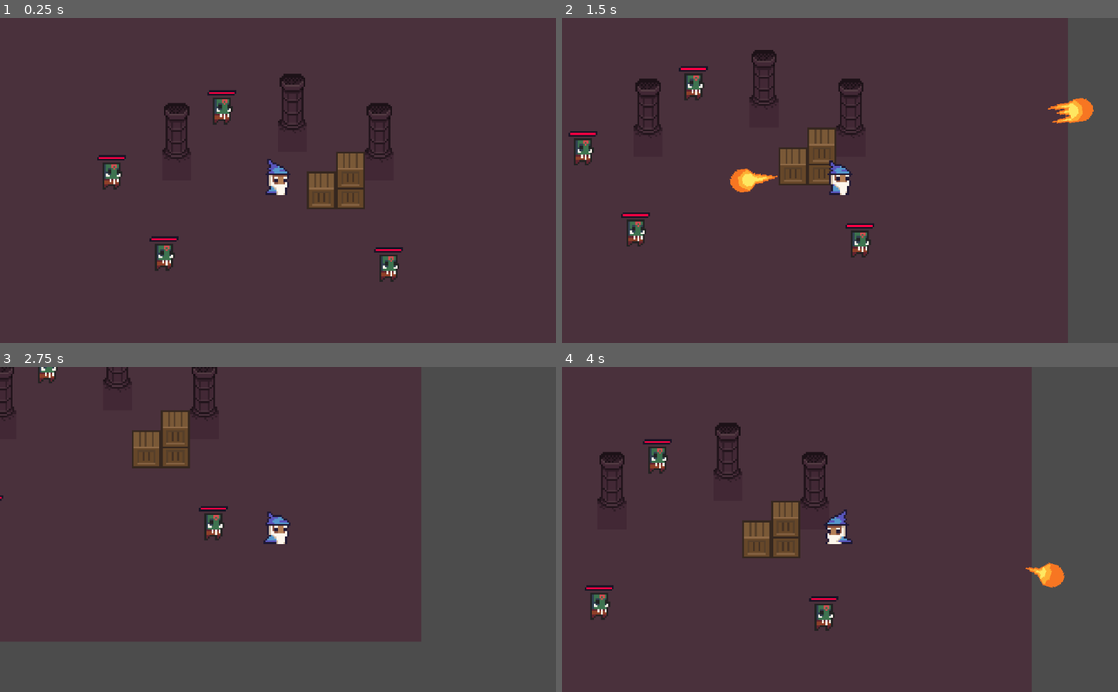
Above: before the commit, frames 1-4 (two rows, left to right).
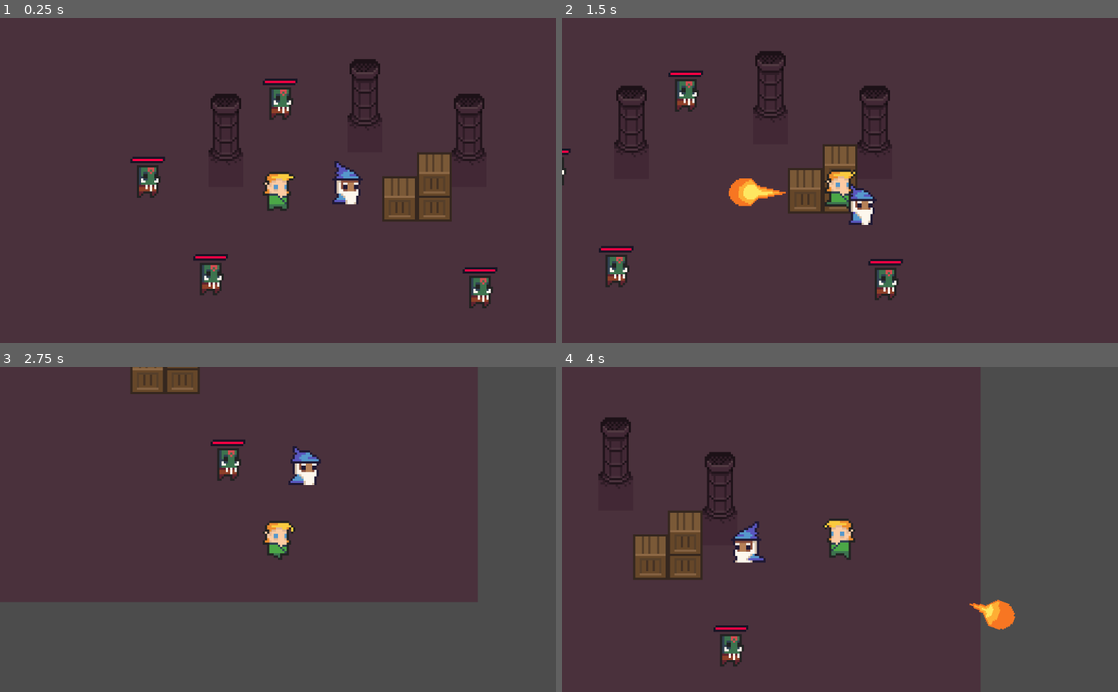
Above: after the commit, the same moments.

Repository: gotneb/cripta_dungeon
Game: Godot game, scene res://scenes/dungeon.tscn
Same seed, same stepped clock (60 frames per second), same inputs: the game is played once before the commit and once after it.
Inputs (mouse positions are in pixels of both pictures, inside the frame that each line leads up to):
- Up to frame 1 (0.25 s): no input
- Up to frame 2 (1.5 s): move the mouse to (962, 164) at 0.52 s; hold Right (right) 0.53-1.28 s; tap Z (z_attack) at 0.6, 1.35 s; move the mouse to (728, 196) at 1.27 s; hold Down (down) from 1.28 s (still down)
- Up to frame 3 (2.75 s): move the mouse to (333, 458) at 2.02 s; release Down (down) at 2.03 s; hold Right (right) from 2.03 s (still down); tap Z (z_attack) at 2.1 s
- Up to frame 4 (4 s): move the mouse to (812, 594) at 2.77 s; release Right (right) at 2.78 s; hold Up (ui_up) 2.78-3.53 s; tap Z (z_attack) at 2.85, 3.6 s; move the mouse to (1006, 578) at 3.52 s; hold Left (left) from 3.53 s (still down)

The runs differ from the first frame. In frame 1, 8.9% of the frame differs, in the area x 17-90%, y 12-90%; in frame 2, 17%; in frame 3, 21%, in the area x 0-86%, y 0-85%; in frame 4, 16%.

Commit message:
Movimentação dinâmica do Elf

Diff:
--- a/src/scenes/dungeon.tscn
+++ b/src/scenes/dungeon.tscn
@@ -1,9 +1,10 @@
-[gd_scene load_steps=10 format=2]
+[gd_scene load_steps=11 format=2]
 
 [ext_resource path="res://assets/tileset.png" type="Texture" id=1]
 [ext_resource path="res://assets/walls.png" type="Texture" id=2]
 [ext_resource path="res://scenes/enemies/orc_shaman.tscn" type="PackedScene" id=3]
 [ext_resource path="res://scenes/playable_characters/wizzard.tscn" type="PackedScene" id=4]
+[ext_resource path="res://scenes/playable_characters/elf.tscn" type="PackedScene" id=5]
 
 [sub_resource type="TileSet" id=1]
 0/name = "tileset.png 0"
@@ -468,3 +469,6 @@
 position = Vector2( -93, -5 )
 
 [node name="Wizzard" parent="." instance=ExtResource( 4 )]
+
+[node name="Elf" parent="." instance=ExtResource( 5 )]
+position = Vector2( -32, -3 )
--- a/src/scripts/playable_characters/elf.gd
+++ b/src/scripts/playable_characters/elf.gd
@@ -1,18 +1,37 @@
 extends KinematicBody2D
 
+#-----------------------------------------------------Movimentação---------------------------------------------------#
+var velocidade = Vector2.ZERO
+var flip = false
 
-var velocidade = Vector2.ZERO
+const VEL_MAX = 120
+const ACELERATE = 250
+const ATRITO = 400
+onready var animacaoplayer = $AnimatedSprite
 
+func _physics_process(delta):
+	var result = Vector2.ZERO
+	result.x = Input.get_action_strength("right") - Input.get_action_strength("left")
+	result.y = Input.get_action_strength("down") - Input.get_action_strength("up")
+	result = result.normalized()
 
-# Called when the node enters the scene tree for all the time.
-func _physics_process(delta):
-	var input_vector = Vector2.ZERO
-	input_vector.x = Input.get_action_strength("ui_right") - Input.get_action_strength("ui_left")
-	input_vector.y = Input.get_action_strength("ui_down") - Input.get_action_strength("ui_up")
+	if result != Vector2.ZERO:
+		animacaoplayer.play("run")
+		velocidade = velocidade.move_toward(result * VEL_MAX, ACELERATE * delta)
+	else:
+		animacaoplayer.play("idle")
+		velocidade = velocidade.move_toward(Vector2.ZERO, ATRITO * delta)
 
-	if input_vector != Vector2.ZERO:
-		velocidade = input_vector
+	move_and_slide(velocidade)
+	$AnimatedSprite.flip_h = _need_flip()
+
+	#--------------------Verivicação de flip do personagem-----------------------------------------------------------#
+func _need_flip() -> bool:
+	if velocidade.x < 0:
+		flip = true
+		return true
+	elif velocidade.x > 0:
+		flip = false
+		return false
 	else:
-		velocidade = Vector2.ZERO
-
-	move_and_collide(velocidade)
+		return flip
